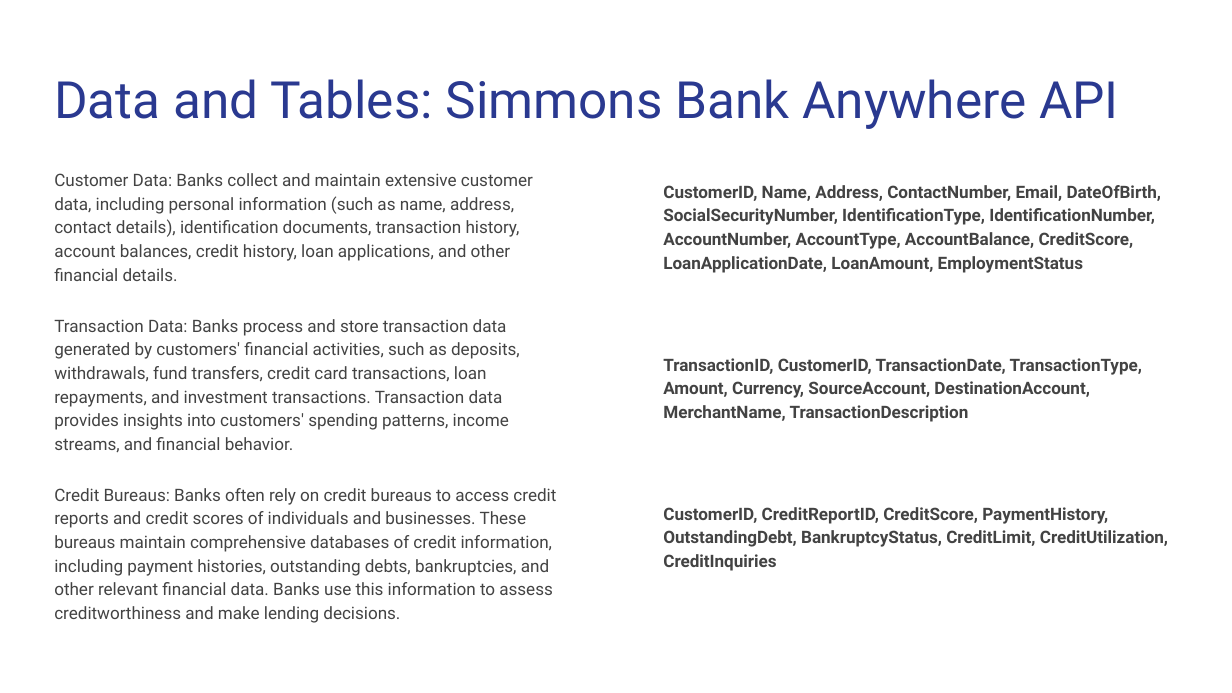
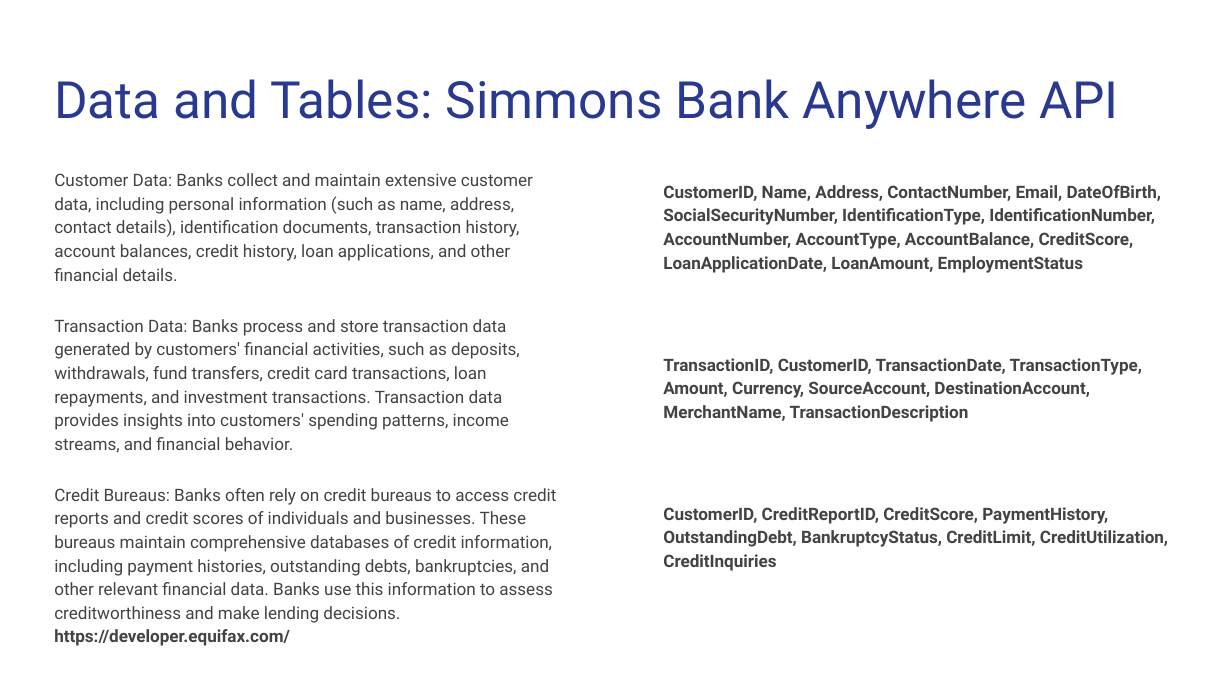
Before and after one commit to gayathri246p/homeworks, a slide deck: slide 4 of Project use case.pptx (slide 3 before the commit). Drawn at 1232x693 pixels with LibreOffice and Linux fonts; fonts in the diff are those of the drawing. Boxes give left, top, right and bottom in pixels: in the first picture for what was removed or moved away, otherwise in the second. Text is boxed around its words. In the diff, an @@ line names an element or a change of style, - is before the commit and + after.

```diff
--- a/Project use case.pptx
+++ b/Project use case.pptx
@@ text at <box>54,629,290,646</box>: paragraph added @@
+https://developer.equifax.com/
```
Also in this commit, not shown: 1 other slide changed, 2 slides added, 2 slides removed.
